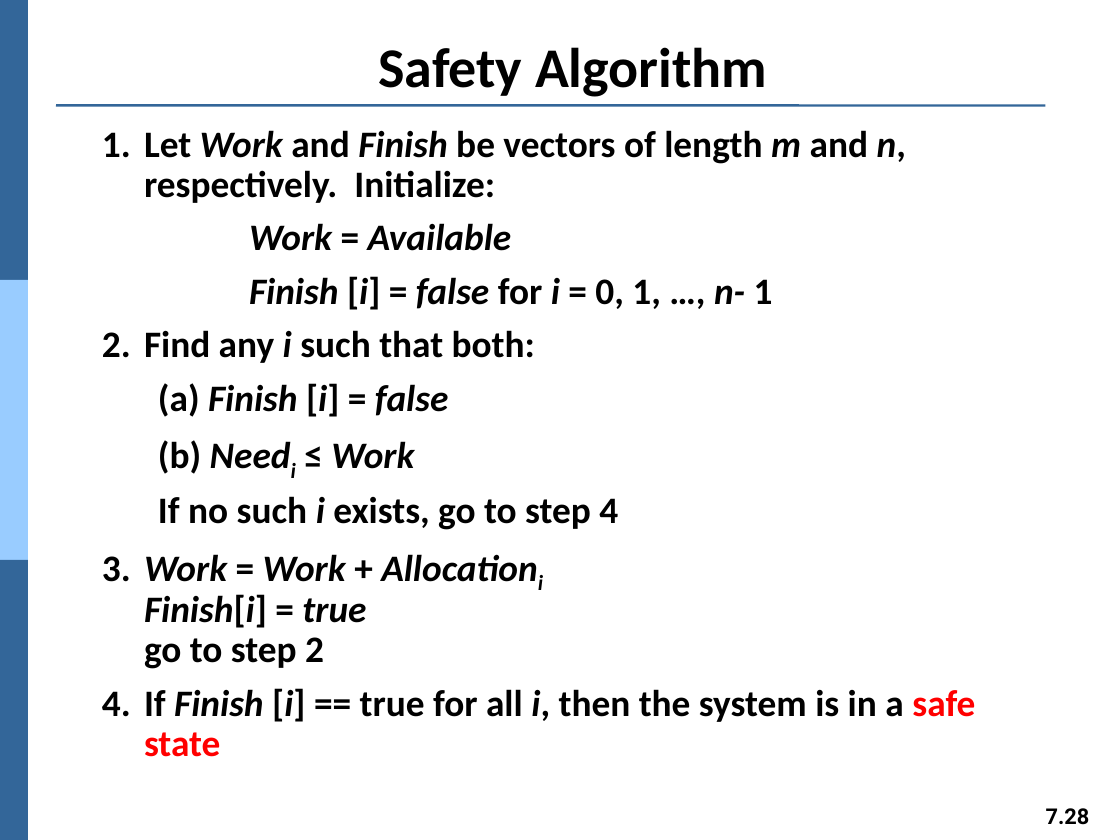
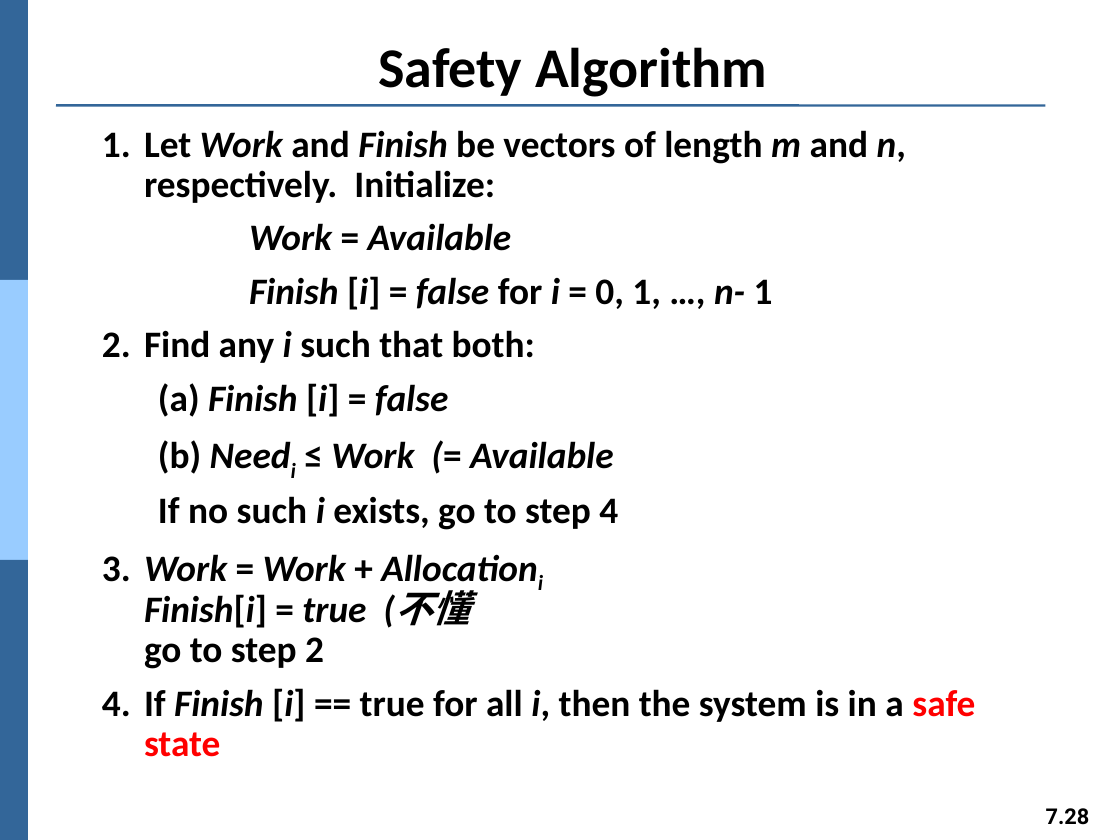
Before and after one commit to Yang09701194/OS_Learning, a slide deck: slide 28 of ch07.pptx. Drawn at 1120x840 pixels with LibreOffice and Linux fonts; fonts in the diff are those of the drawing. Boxes give left, top, right and bottom in pixels: in the first picture for what was removed or moved away, otherwise in the second. Text is boxed around its words. In the diff, an @@ line names an element or a change of style, - is before the commit and + after.

```diff
--- a/ch07.pptx
+++ b/ch07.pptx
@@ text at <box>158,440,614,474</box>: text changed @@
-  (b) Needi ≤ Work
+  (b) Needi ≤ Work (= Available
@@ text at <box>102,554,470,669</box>: text changed @@
-3. Work = Work + Allocationi
-Finish[i] = true
-go to step 2
+3. Work = Work + Allocationi
+Finish[i] = true (不懂
+go to step 2
```
Also in this commit, not shown: 3 other slides changed.
